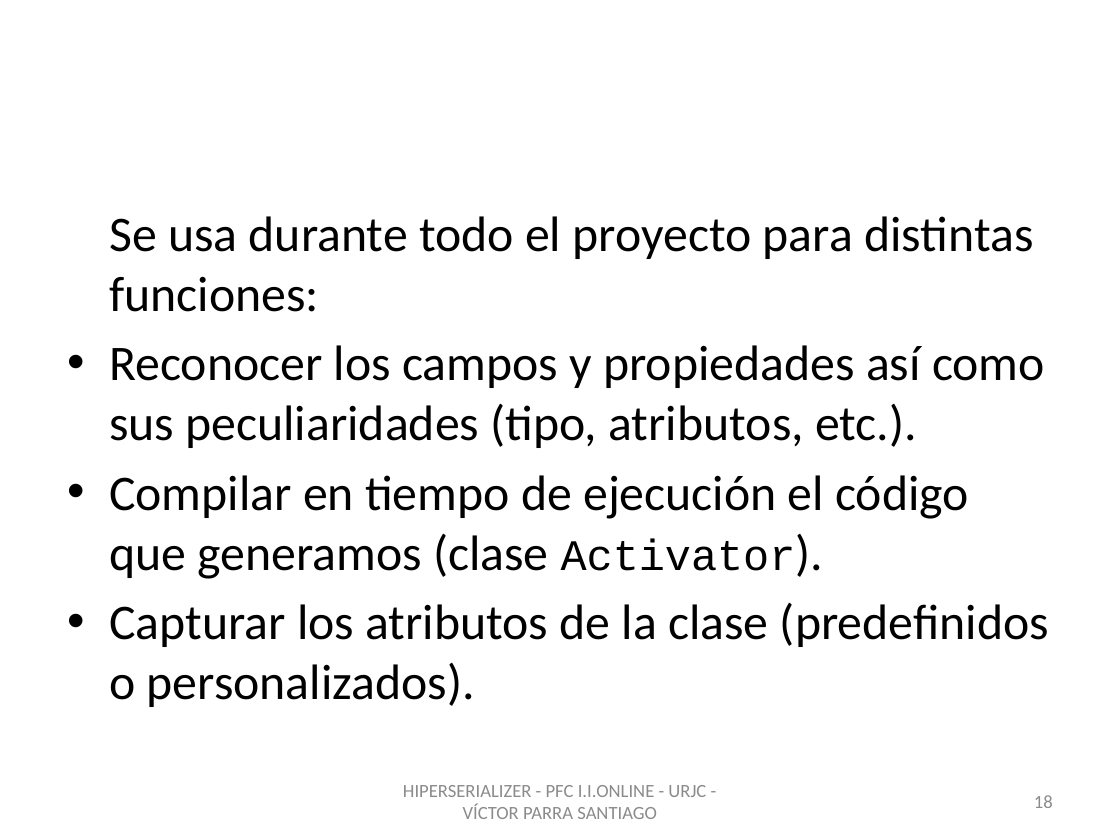
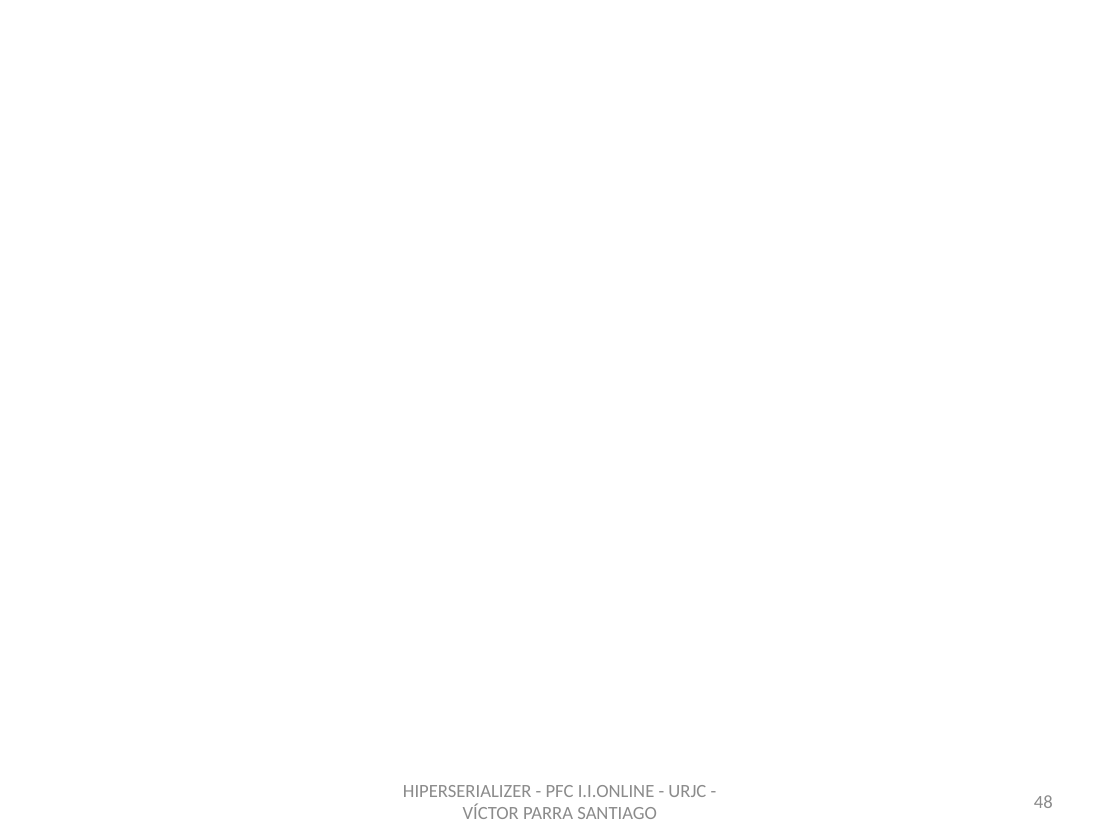
Before and after one commit to vitiparra/ProyectoFinDeCarrera, a slide deck: slide 48 of Memoria/PFC HiperSerializer.pptx (slide 18 before the commit). Drawn at 1120x840 pixels with LibreOffice and Linux fonts; fonts in the diff are those of the drawing; background and template pictures are left out. Boxes give left, top, right and bottom in pixels: in the first picture for what was removed or moved away, otherwise in the second. Text is boxed around its words. In the diff, an @@ line names an element or a change of style, - is before the commit and + after.

```diff
--- a/Memoria/PFC HiperSerializer.pptx
+++ b/Memoria/PFC HiperSerializer.pptx
@@ text removed at <box>109,216,1049,707</box> @@
-Se usa durante todo el proyecto para distintas funciones:
-• Reconocer los campos y propiedades así como sus peculiaridades (tipo, atributos, etc.).
-• Compilar en tiempo de ejecución el código que generamos (clase Activator).
-• Capturar los atributos de la clase (predefinidos o personalizados).
@@ page number at <box>1034,795,1053,808</box>: text changed @@
-18
+48
```
Also in this commit, not shown: 11 other slides changed, 33 slides added, 7 slides removed, 1 other file.
